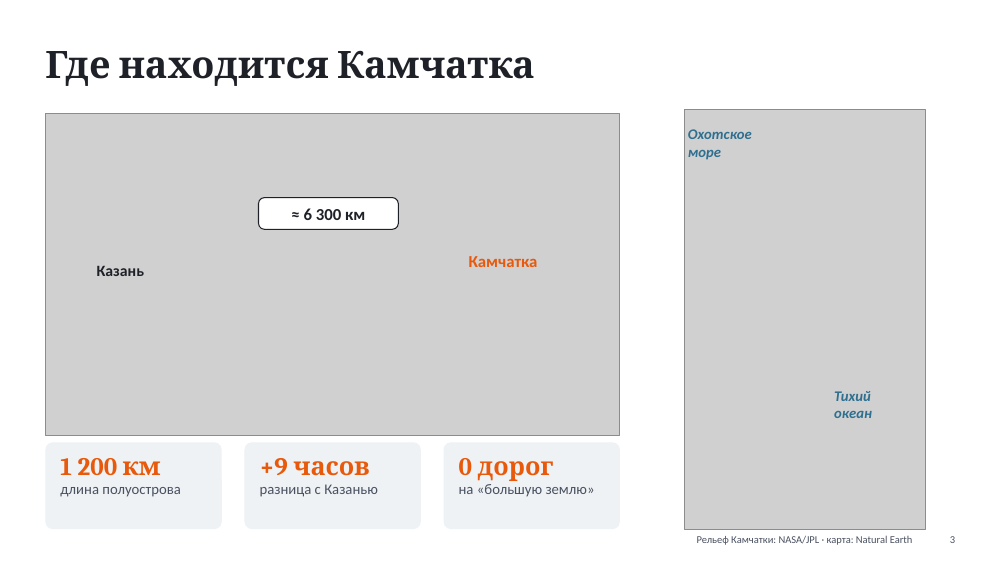
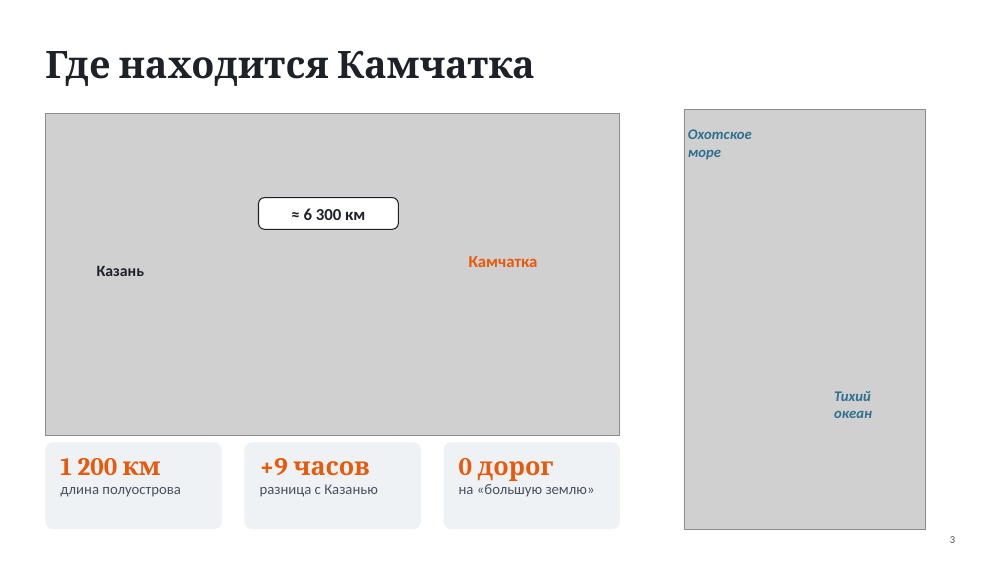
Before and after one commit to artikulazat-a11y/for_claude, a slide deck: slide 3 of presentations/kamchatka/Вулканы_Камчатки.pptx. Drawn at 1008x567 pixels with LibreOffice and Linux fonts; fonts in the diff are those of the drawing; grey boxes stand for pictures. Boxes give left, top, right and bottom in pixels: in the first picture for what was removed or moved away, otherwise in the second. Text is boxed around its words. In the diff, an @@ line names an element or a change of style, - is before the commit and + after.

```diff
--- a/presentations/kamchatka/Вулканы_Камчатки.pptx
+++ b/presentations/kamchatka/Вулканы_Камчатки.pptx
@@ text removed at <box>697,536,913,545</box> @@
-Рельеф Камчатки: NASA/JPL · карта: Natural Earth
```
Also in this commit, not shown: 6 other slides changed, 3 other files.
